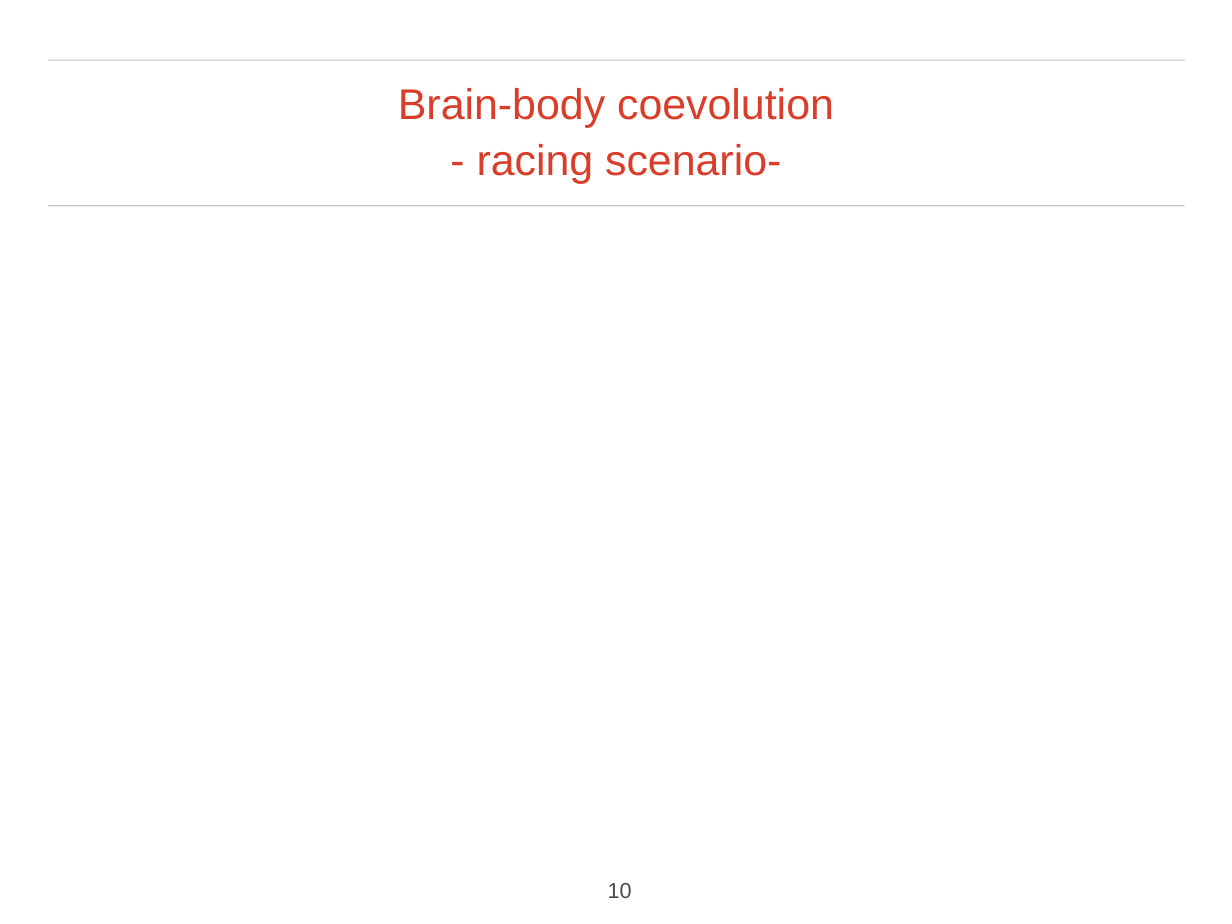
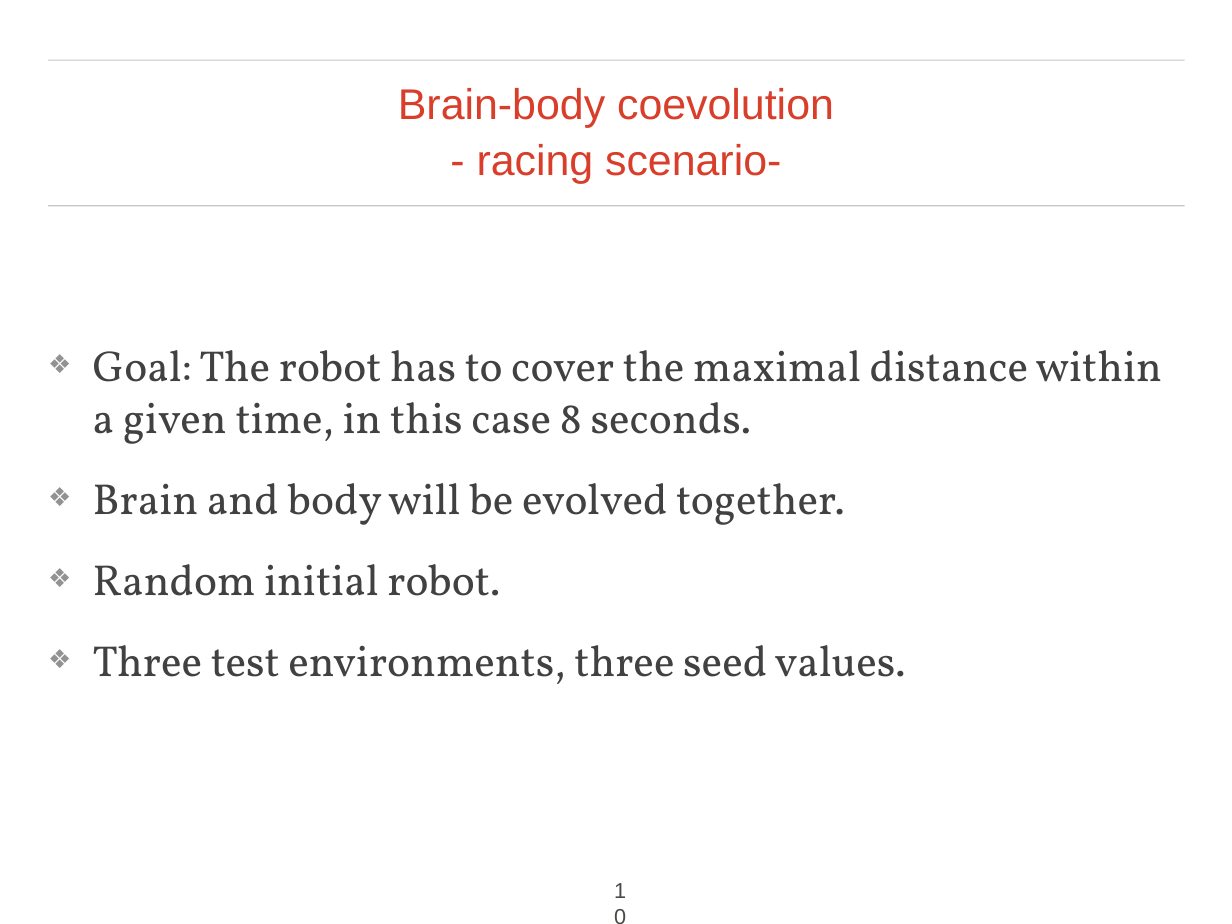
Before and after one commit to iulialexandra/evorobo, a slide deck: slide 10 of presentation_pp.pptx. Drawn at 1232x924 pixels with LibreOffice and Linux fonts; fonts in the diff are those of the drawing; background and template pictures are left out. Boxes give left, top, right and bottom in pixels: in the first picture for what was removed or moved away, otherwise in the second. Text is boxed around its words. In the diff, an @@ line names an element or a change of style, - is before the commit and + after.

Commit message:
Slides about racing_brain_body + new robot

```diff
--- a/presentation_pp.pptx
+++ b/presentation_pp.pptx
@@ text added at (x1=93, y1=350, x2=1162, y2=684), 36 pt, text #414141 @@
+❖ Goal: The robot has to cover the maximal distance within a given time, in this case 8 seconds.
+❖ Brain and body will be evolved together.
+❖ Random initial robot.
+❖ Three test environments, three seed values.
@@ page number rewrapped from (x1=608, y1=883, x2=632, y2=898) to (x1=605, y1=877, x2=626, y2=915) @@
```
Also in this commit, not shown: 4 slides added, 6 other files.
